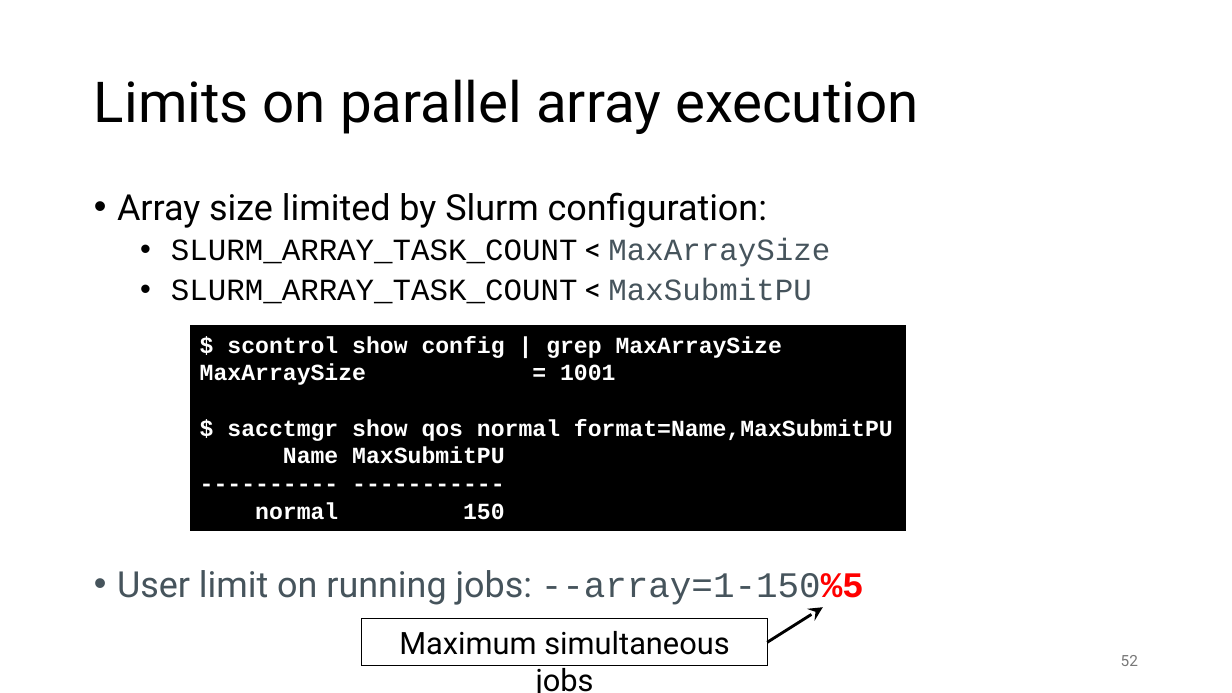
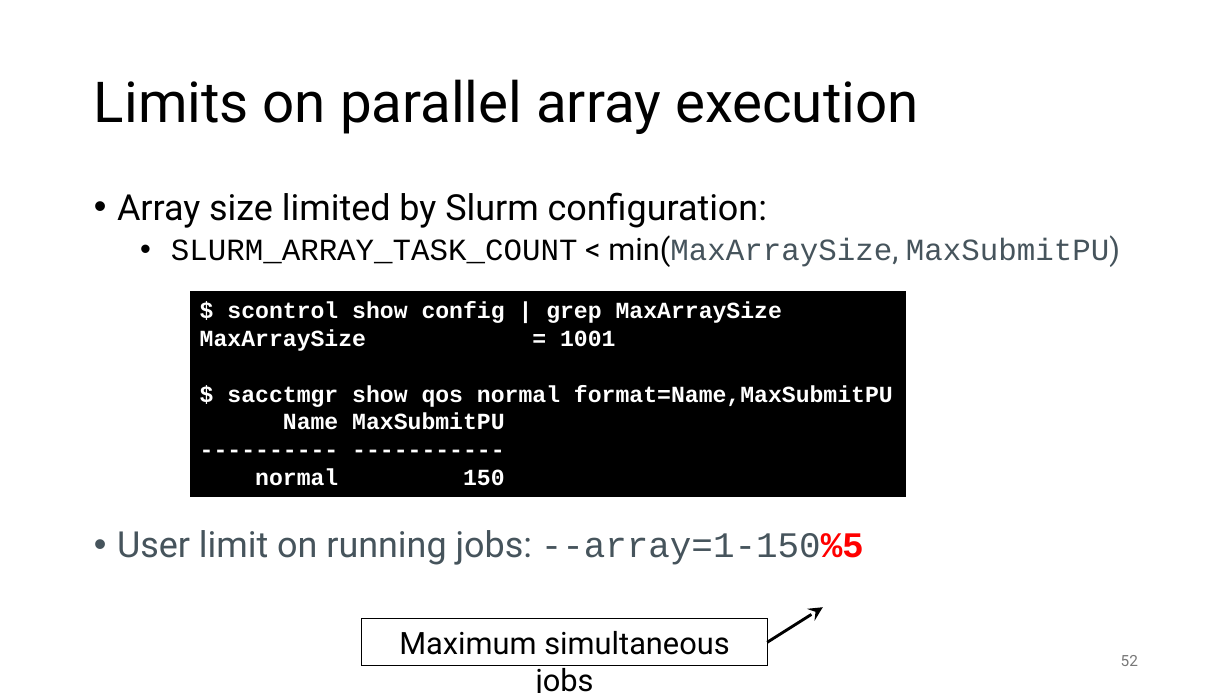
Before and after one commit to gjbex/Workflows-for-HPC, a slide deck: slide 52 of workflow_for_HPC.pptx. Drawn at 1232x693 pixels with LibreOffice and Linux fonts; fonts in the diff are those of the drawing. Boxes give left, top, right and bottom in pixels: in the first picture for what was removed or moved away, otherwise in the second. Text is boxed around its words. In the diff, an @@ line names an element or a change of style, - is before the commit and + after.

Commit message:
Fix typos

```diff
--- a/workflow_for_HPC.pptx
+++ b/workflow_for_HPC.pptx
@@ text at [171, 235, 1120, 267]: text changed @@
-  • SLURM_ARRAY_TASK_COUNT < MaxArraySize
-  • SLURM_ARRAY_TASK_COUNT < MaxSubmitPU
+  • SLURM_ARRAY_TASK_COUNT < min(MaxArraySize, MaxSubmitPU)
@@ rectangle "$ scontrol show config | ...": place and size @@
-rectangle "$ scontrol show config | ..." at [190, 325, 905, 531]
+rectangle "$ scontrol show config | ..." at [190, 291, 905, 496]
```
Also in this commit, not shown: 6 other slides changed.
